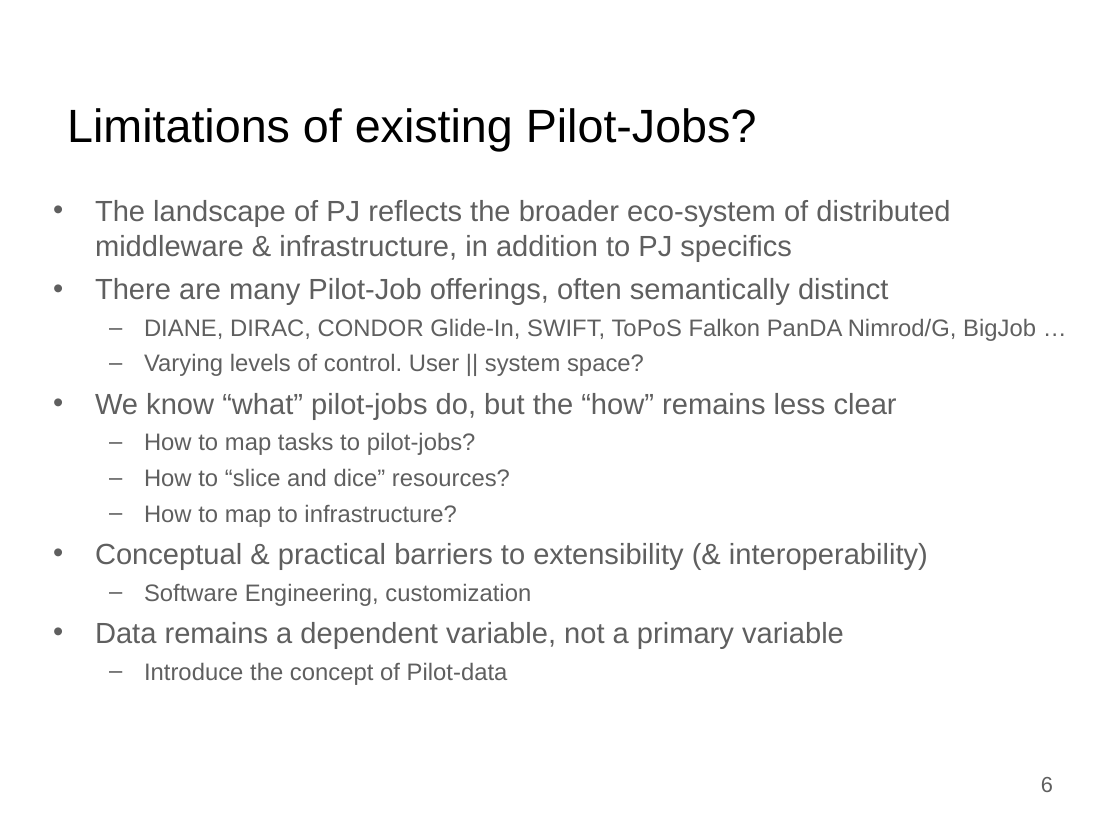
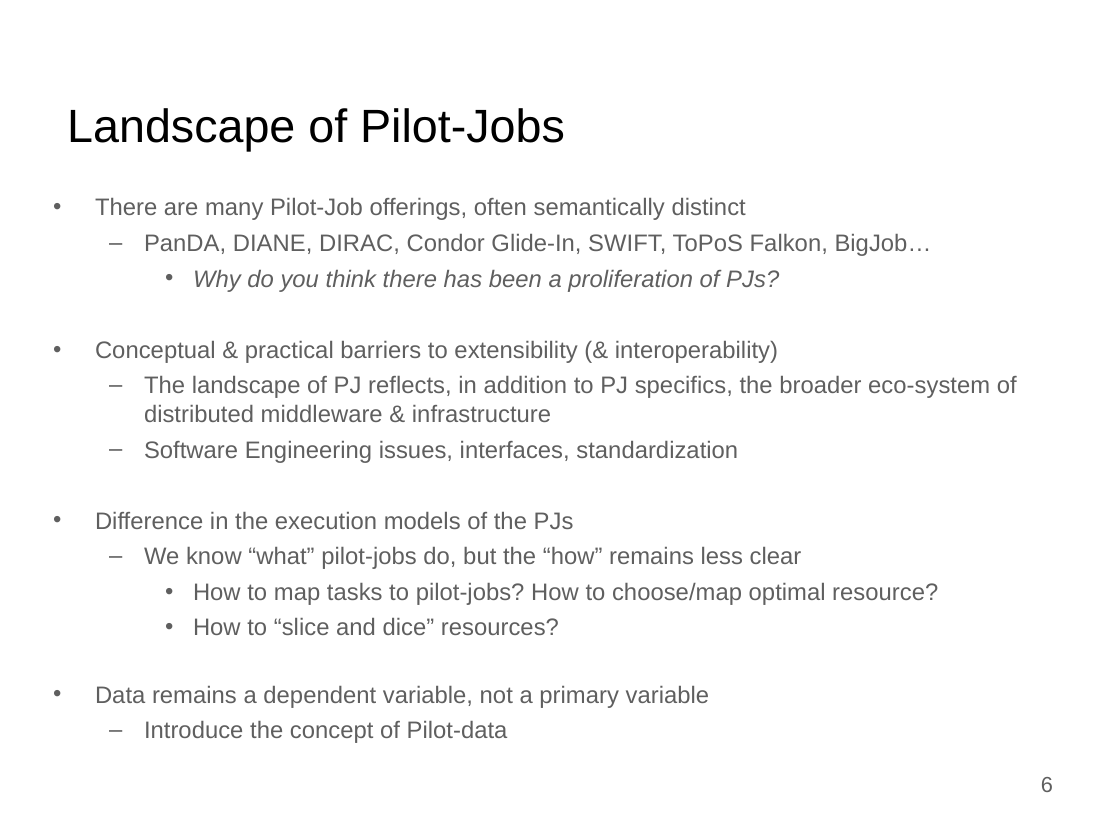
Before and after one commit to saga-project/presentations, a slide deck: slide 6 of bnl-pstar.ppt. Drawn at 1120x840 pixels with LibreOffice and Linux fonts; fonts in the diff are those of the drawing; background and template pictures are left out. Boxes give left, top, right and bottom in pixels: in the first picture for what was removed or moved away, otherwise in the second. Text is boxed around its words. In the diff, an @@ line names an element or a change of style, - is before the commit and + after.

```diff
--- a/bnl-pstar.ppt
+++ b/bnl-pstar.ppt
@@ title at [67, 108, 565, 152]: text changed @@
-Limitations of existing Pilot-Jobs?
+Landscape of Pilot-Jobs
@@ text at [95, 200, 950, 261]: paragraph removed @@
-• The landscape of PJ reflects the broader eco-system of distributed middleware & infrastructure, in addition to PJ specifics
@@ text at [95, 197, 802, 708]: size 18.7 to 15.3 pt in "There are many Pilot-Job offerings, often semantically ...", "We know “what” pilot-jobs do, but the ...", "Data remains a dependent variable, not a ..."; less space between paragraphs; bullet • to –; list level 1 to 2 in "We know “what” pilot-jobs do, ..."; bullet – to •; list level 2 to 3 in "How to “slice and dice” ..." @@
@@ text at [95, 233, 1017, 529]: text changed @@
-  – DIANE, DIRAC, CONDOR Glide-In, SWIFT, ToPoS Falkon PanDA Nimrod/G, BigJob …
-  – Varying levels of control. User || system space?
+  – PanDA, DIANE, DIRAC, Condor Glide-In, SWIFT, ToPoS Falkon, BigJob…
+    • Why do you think there has been a proliferation of PJs?
+• Conceptual & practical barriers to extensibility (& interoperability)
+  – The landscape of PJ reflects, in addition to PJ specifics, the broader eco-system of distributed middleware & infrastructure
+  – Software Engineering issues, interfaces, standardization
+• Difference in the execution models of the PJs
@@ text at [95, 504, 928, 606]: paragraphs removed @@
-  – How to map to infrastructure?
-• Conceptual & practical barriers to extensibility (& interoperability)
-  – Software Engineering, customization
@@ text at [193, 582, 938, 605]: text changed @@
-  – How to map tasks to pilot-jobs?
+    • How to map tasks to pilot-jobs? How to choose/map optimal resource?
```
Also in this commit, not shown: 6 other slides changed, 3 slides added.
